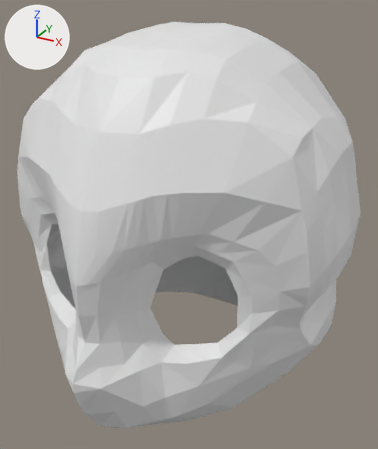
The Blender file Art Folder/NPC_base.blend as it was, and as the next commit left it.
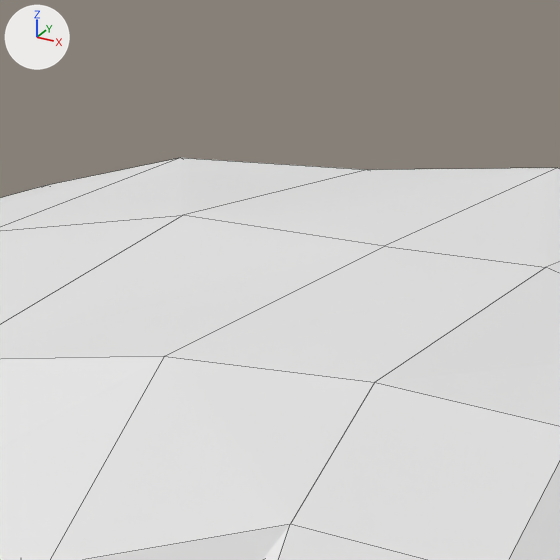
The first picture shows the older version from a camera (50 mm lens) standing at (1.35, -2.29, 4.57) and looking at (0.05, 0.06, 3.39). The close-ups show both versions on the part from 39% to 59% of the width and 0% to 17% of the height of that picture; other places that the commit changed are outside them. Lighting does not change. The marker at upper left points along +X, +Y and +Z. The close-ups show mesh edges as thin lines.
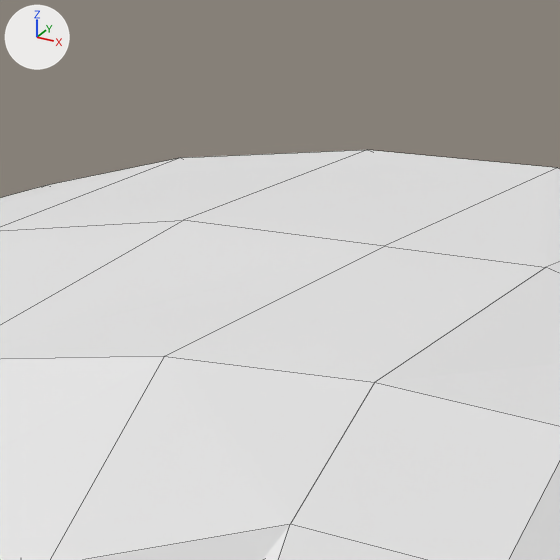
Pixel boxes (x1, y1, x2, y2) of what changed, in the close-ups (560 x 560 px; the box of a moved part takes in the faces that stretch with it):
```json
{"object": "Plane", "change": "reshaped", "before": [0, 158, 560, 560], "after": [0, 150, 560, 560]}
{"part": 1, "of": "me_plane", "change": "moved or reshaped", "before": [0, 158, 556, 246], "after": [0, 150, 556, 246]}
```

Edits to the scene script, one JSON object a line:
```json
{"block": "me_plane", "where": "me_plane.from_pydata(...)  # 237 vertices, 203 faces, 1 loose edge; spans x -12.4..2.7, y 0.0..4.7, z -0.9..1.0"}
{"block": "me_plane", "where": "# used by ob_plane; location = (0.0, 0.0, 2.82); rotation_euler = (0.0, 1.571, 1.571), in degrees (0, 90, 90); scale = (0.13, 0.2, 1.0)"}
{"block": "me_plane", "where": "# verts and faces of me_plane; kept vertices keep their numbers, new ones are numbered from 237"}
{"block": "me_plane", "where": "# before: 80 (-12.4, 0.0, 0.3) at pixel (367, 169)"}
{"block": "me_plane", "change": "me_plane part 1"}
{"op": "add", "block": "me_plane", "code": "verts[80] = (-12.5, 0.0, 0.3)  # moved, pixel (367, 149)"}
```
